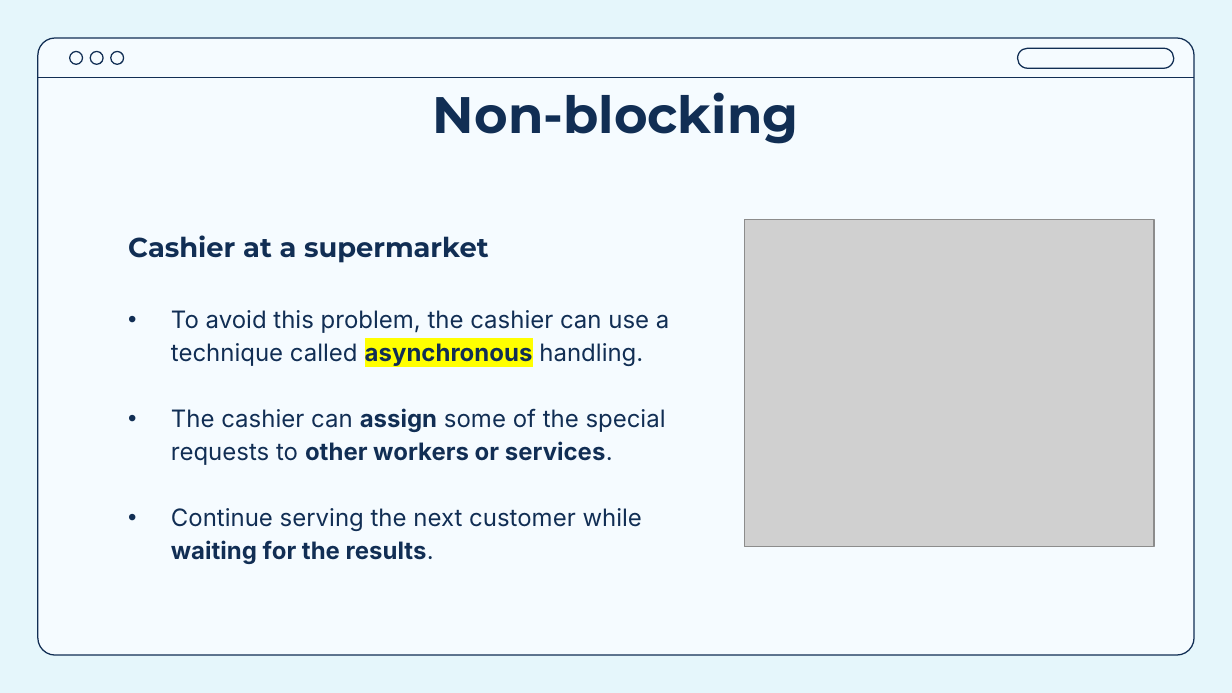
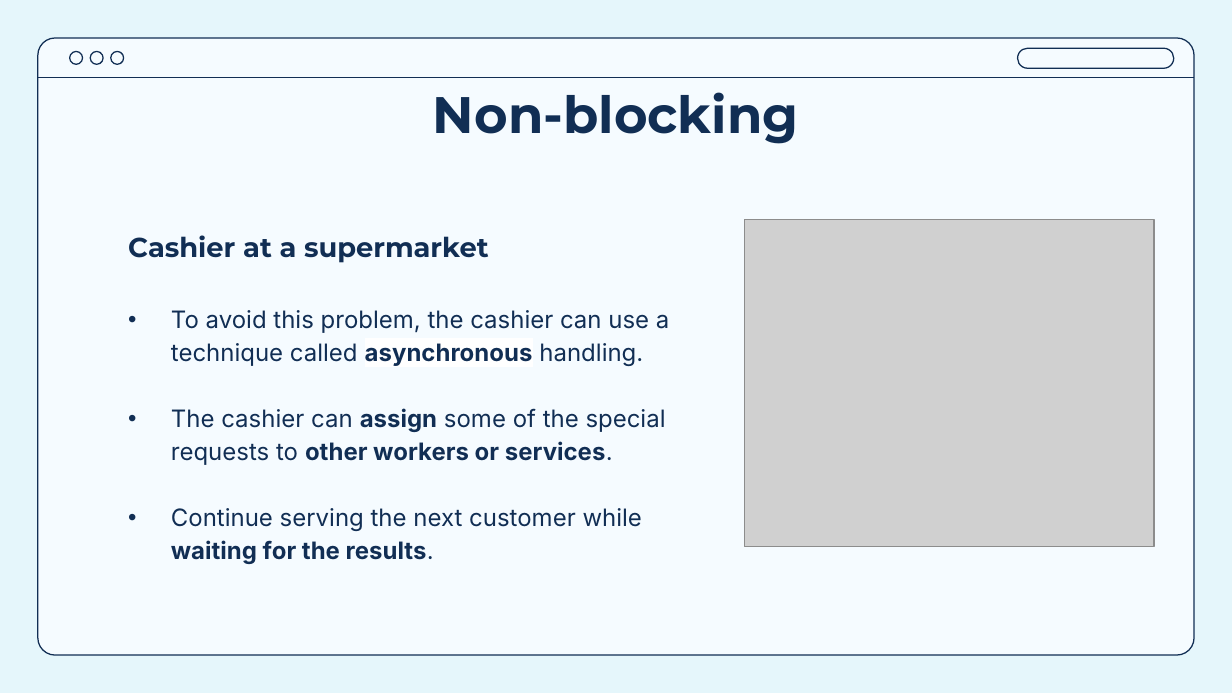
Before and after one commit to Ahmed-Khaled24/Node-workshop, a slide deck: slide 15 of Session 1 - Node Intro/Session 1.pptx. Drawn at 1232x693 pixels with LibreOffice and Linux fonts; fonts in the diff are those of the drawing; grey boxes stand for pictures. Boxes give left, top, right and bottom in pixels: in the first picture for what was removed or moved away, otherwise in the second. Text is boxed around its words. In the diff, an @@ line names an element or a change of style, - is before the commit and + after.

```diff
--- a/Session 1 - Node Intro/Session 1.pptx
+++ b/Session 1 - Node Intro/Session 1.pptx
@@ subtitle at <box>171,310,669,366</box>: highlight #FFFF00 to #FFFFFF in "asynchronous" @@
```
Also in this commit, not shown: 3 other slides changed, 9 other files.
